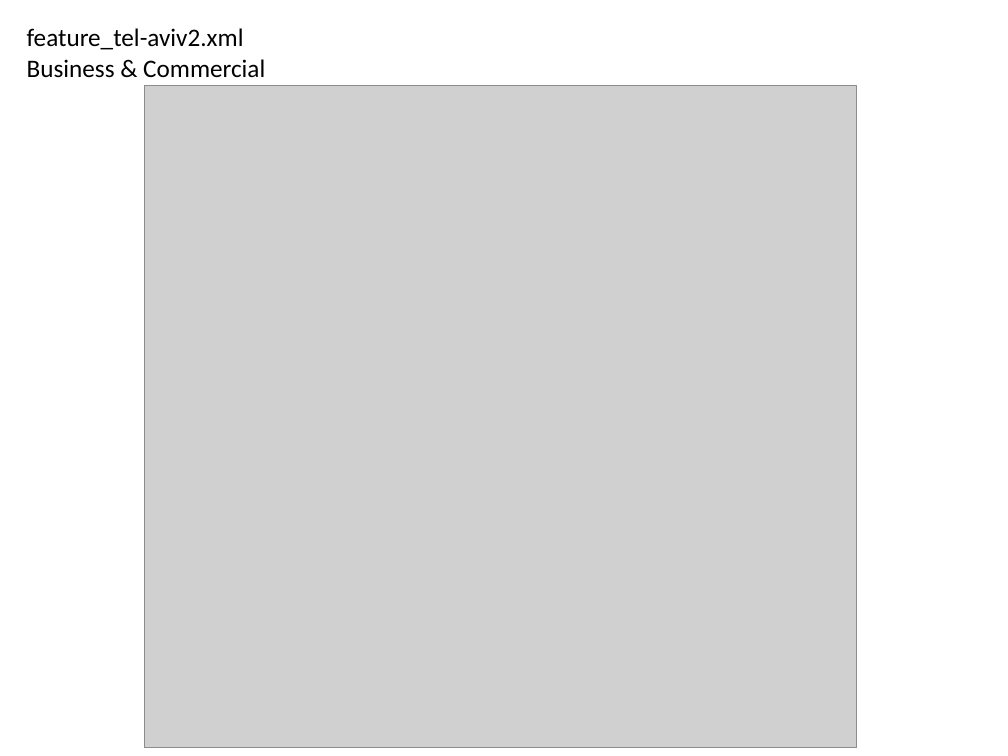
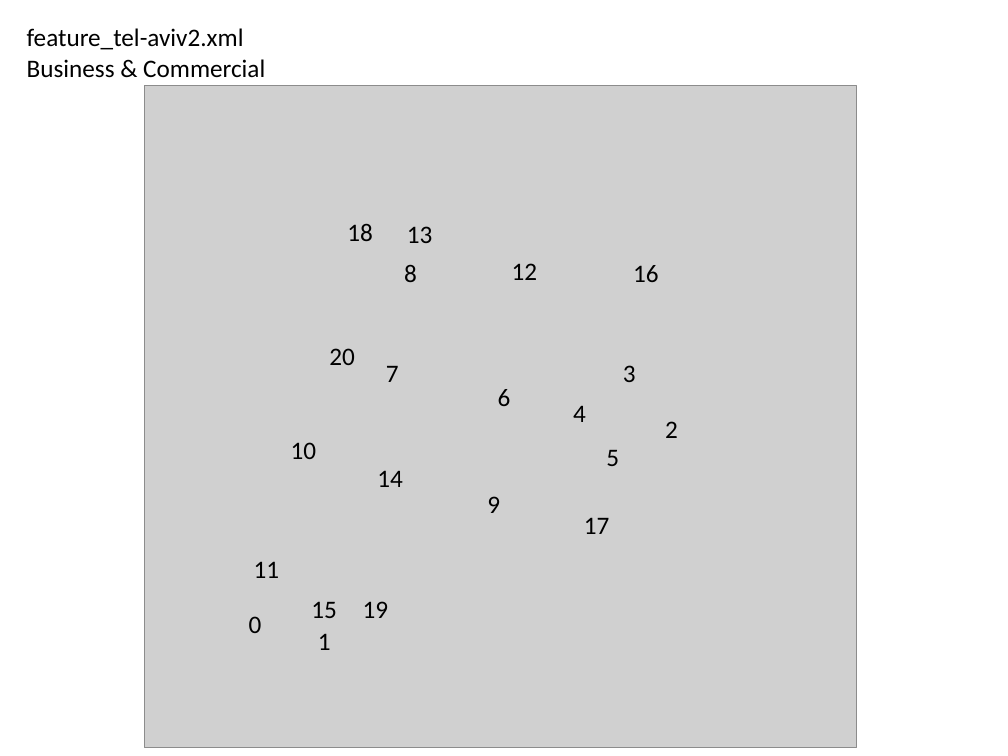
Before and after one commit to gnishida/StreetDesigner, a slide deck: slide 14 of doc/results_20140328/Example Cities.pptx. Drawn at 1008x756 pixels with LibreOffice and Linux fonts; fonts in the diff are those of the drawing; grey boxes stand for pictures. Boxes give left, top, right and bottom in pixels: in the first picture for what was removed or moved away, otherwise in the second. Text is boxed around its words. In the diff, an @@ line names an element or a change of style, - is before the commit and + after.

Commit message:
Update document.

```diff
--- a/doc/results_20140328/Example Cities.pptx
+++ b/doc/results_20140328/Example Cities.pptx
@@ text added at (347, 224, 373, 241), 18 pt, text #000000 @@
+18
@@ text added at (407, 226, 433, 243), 18 pt, text #000000 @@
+13
@@ text added at (404, 265, 417, 282), 18 pt, text #000000 @@
+8
@@ text added at (512, 263, 538, 280), 18 pt, text #000000 @@
+12
@@ text added at (633, 265, 659, 282), 18 pt, text #000000 @@
+16
@@ text added at (329, 348, 355, 365), 18 pt, text #000000 @@
+20
@@ text added at (386, 366, 399, 382), 18 pt, text #000000 @@
+7
@@ text added at (498, 389, 511, 406), 18 pt, text #000000 @@
+6
@@ text added at (623, 365, 636, 382), 18 pt, text #000000 @@
+3
@@ text added at (573, 406, 586, 422), 18 pt, text #000000 @@
+4
@@ text added at (291, 442, 317, 459), 18 pt, text #000000 @@
+10
@@ text added at (665, 421, 678, 438), 18 pt, text #000000 @@
+2
@@ text added at (377, 470, 403, 487), 18 pt, text #000000 @@
+14
@@ text added at (606, 450, 619, 466), 18 pt, text #000000 @@
+5
@@ text added at (487, 496, 500, 513), 18 pt, text #000000 @@
+9
@@ text added at (584, 517, 610, 534), 18 pt, text #000000 @@
+17
@@ text added at (254, 561, 280, 578), 18 pt, text #000000 @@
+11
@@ text added at (249, 616, 262, 633), 18 pt, text #000000 @@
+0
@@ text added at (311, 601, 337, 618), 18 pt, text #000000 @@
+15
@@ text added at (363, 601, 389, 618), 18 pt, text #000000 @@
+19
@@ text added at (318, 633, 331, 650), 18 pt, text #000000 @@
+1
```
